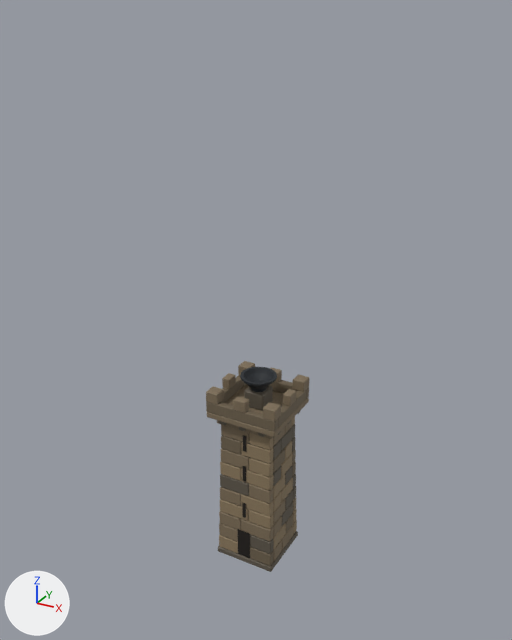
The glTF model assets/props/watchtower.glb as it was, and as the next commit left it.
One viewpoint serves both versions: a 50 mm camera at (22.6, -41.5, 41.2) aimed at (-0.3, 0.1, 20.4). The lights are fixed; the arrows at lower left show +X, +Y and +Z. The first picture is the older version. Vertices at exactly the same position are counted once.

Before the edit, the objects in view are built like this:
```python
me_watchtower_mesh = bpy.data.meshes.new('watchtower_mesh')
me_watchtower_mesh.from_pydata(...)  # 2824 vertices, 5192 faces; spans x -2.9..2.9, y -2.9..2.9, z 0.0..16.0
me_watchtower_mesh.materials.append(mat_watchtower_atlas)  # picture img_watchtower_basecolor
ob_watchtower = bpy.data.objects.new('watchtower', me_watchtower_mesh)
ob_watchtower.location = (0.0, 0.0, 0.0)
```
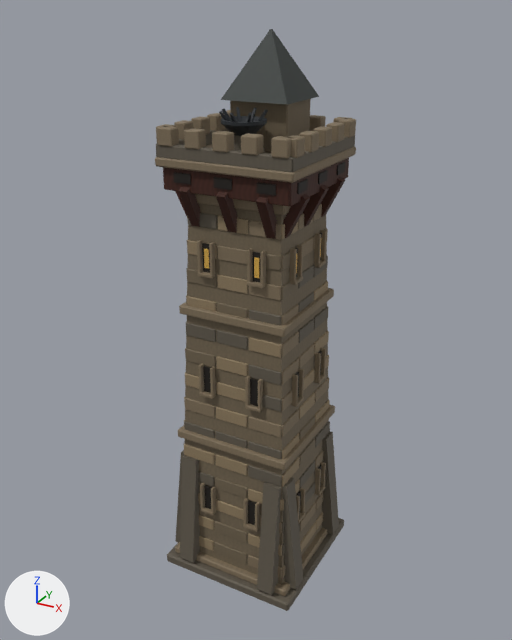
What changed in the scene script:
```text
Change me_watchtower_mesh:
    remove me_watchtower_mesh.from_pydata(...)  # 2824 vertices, 5192 faces; spans x -2.9..2.9, y -2.9..2.9, z 0.0..16.0
    add me_watchtower_mesh.from_pydata(...)  # 7328 vertices, 13260 faces; spans x -5.5..5.5, y -5.5..5.5, z 0.0..40.0
    me_watchtower_mesh part 1: the loose piece of 24 vertices spanning x -2.5..2.5, y -2.5..2.5, z 0.0..0.5 is scaled about the mesh origin by (2.21, 2.21, 1.58)
    me_watchtower_mesh part 2: the loose piece of 24 vertices spanning x -2.4..0.3, y -2.4..-1.8, z 1.7..2.9 is scaled about its middle by (1.08, 0.208, 0.833), then moved by (-2.0, -2.4, 0.2)
    me_watchtower_mesh part 3: the loose piece of 24 vertices spanning x 0.4..2.4, y -2.4..-1.8, z 1.7..2.9 is scaled about its middle by (1.45, 0.208, 0.833), then moved by (-1.4, -2.4, 0.2)
    me_watchtower_mesh part 4: the loose piece of 24 vertices spanning x -0.3..2.3, y -2.4..-1.8, z 2.9..4.0 is scaled about its middle by (1.09, 0.208, 0.833), then moved by (2.0, -2.4, -1.0)
    me_watchtower_mesh part 5: the loose piece of 24 vertices spanning x 1.8..2.4, y -1.8..0.3, z 1.7..2.9 is scaled about its middle by (-0.0389, 1.39, 0.832), then moved by (2.4, -2.3, 0.2)
    me_watchtower_mesh part 6: the loose piece of 24 vertices spanning x 1.8..2.4, y -0.3..1.7, z 2.9..4.0 is scaled about its middle by (-0.0389, 1.42, 0.832), then moved by (2.4, -0.7, -1.0)
    me_watchtower_mesh part 7: the loose piece of 24 vertices spanning x 1.8..2.4, y -0.3..1.8, z 0.5..1.7 is scaled about its middle by (-0.044, 1.37, 0.831), then moved by (2.4, 2.3, 1.4)
    me_watchtower_mesh part 8: the loose piece of 24 vertices spanning x -2.3..0.3, y -2.3..-1.7, z 4.1..5.2 is scaled about its middle by (1.08, 0.208, 0.833), then moved by (-2.0, -2.4, -0.2)
    me_watchtower_mesh part 9: the loose piece of 24 vertices spanning x 0.4..2.3, y -2.3..-1.7, z 4.1..5.2 is scaled about its middle by (1.47, 0.208, 0.833), then moved by (-1.3, -2.4, -0.2)
    me_watchtower_mesh part 10: the loose piece of 24 vertices spanning x -0.3..2.3, y -2.3..-1.7, z 5.3..6.4 is scaled about its middle by (1.1, 0.208, 0.833), then moved by (2.0, -2.4, -1.4)
    me_watchtower_mesh part 11: the loose piece of 24 vertices spanning x 1.7..2.3, y -1.7..0.3, z 4.1..5.2 is scaled about its middle by (-0.044, 1.41, 0.831), then moved by (2.4, -2.3, -0.2)
    me_watchtower_mesh part 12: the loose piece of 24 vertices spanning x 1.7..2.3, y -0.3..1.7, z 5.3..6.4 is scaled about its middle by (-0.044, 1.44, 0.831), then moved by (2.4, -0.7, -1.4)
    me_watchtower_mesh part 13: the loose piece of 24 vertices spanning x 1.7..2.3, y 0.4..1.7, z 4.1..5.2 is scaled about its middle by (-0.0389, 2.17, 0.832), then moved by (2.4, 1.9, -0.2)
    me_watchtower_mesh part 14: the loose piece of 24 vertices spanning x -2.3..-0.4, y -2.3..-1.7, z 5.3..6.4 is scaled about its middle by (1.47, 0.208, 0.833), then moved by (-1.6, -2.3, 0.6)
    me_watchtower_mesh part 15: the loose piece of 24 vertices spanning x -2.2..0.3, y -2.3..-1.7, z 6.5..7.6 is scaled about its middle by (1.09, 0.208, 0.833), then moved by (1.0, -2.4, -0.5)
    me_watchtower_mesh part 16: the loose piece of 24 vertices spanning x 0.4..2.2, y -2.3..-1.7, z 6.5..7.6 is scaled about its middle by (1.5, 0.208, 0.833), then moved by (1.6, -2.4, -0.5)
    me_watchtower_mesh part 17: the loose piece of 24 vertices spanning x 1.7..2.3, y -1.7..-0.4, z 5.3..6.4 is scaled about its middle by (0.0325, 2.18, 0.831), then moved by (2.3, -1.9, 0.6)
    me_watchtower_mesh part 18: the loose piece of 24 vertices spanning x 1.6..2.2, y -0.3..1.6, z 7.7..8.8 is scaled about its middle by (0.0325, 1.46, 0.831), then moved by (2.4, -0.6, -1.7)
    me_watchtower_mesh part 19: 84 loose pieces with 2104 vertices, spanning x -2.9..2.9, y -2.9..2.9, z 0.5..16.0, are deleted
    me_watchtower_mesh part 20: 6608 vertices added at x -5.5..5.5, y -5.5..5.5, z 0.8..40.0
    other edits to the shape of me_watchtower_mesh do not show in these pictures
```

Pixel boxes (x1, y1, x2, y2) of what changed, in the pictures (512 x 640 px; the box of a moved part takes in the faces that stretch with it):
'watchtower', reshaped (94% wider, 175% taller)
    before: (206, 361, 309, 572)
    after: (155, 29, 356, 611)
part 1 of me_watchtower_mesh, moved or reshaped
    before: (218, 531, 298, 572)
    after: (167, 518, 344, 611)
part 2 of me_watchtower_mesh, moved or reshaped
    before: (219, 523, 238, 541)
    after: (199, 536, 214, 551)
part 3 of me_watchtower_mesh, moved or reshaped
    before: (250, 534, 274, 554)
    after: (215, 542, 247, 564)
part 4 of me_watchtower_mesh, moved or reshaped
    before: (241, 519, 274, 541)
    after: (248, 555, 282, 578)
part 5 of me_watchtower_mesh, moved or reshaped
    before: (273, 524, 286, 549)
    after: (282, 565, 285, 577)
part 6 of me_watchtower_mesh, moved or reshaped
    before: (281, 501, 293, 526)
    after: (300, 523, 316, 552)
part 7 of me_watchtower_mesh, moved or reshaped
    before: (281, 525, 294, 550)
    after: (316, 512, 323, 530)
part 8 of me_watchtower_mesh, moved or reshaped
    before: (220, 499, 249, 521)
    after: (199, 515, 214, 530)
part 9 of me_watchtower_mesh, moved or reshaped
    before: (249, 509, 274, 529)
    after: (215, 521, 247, 543)
part 10 of me_watchtower_mesh, moved or reshaped
    before: (241, 494, 273, 516)
    after: (248, 533, 282, 556)
part 11 of me_watchtower_mesh, moved or reshaped
    before: (273, 499, 286, 525)
    after: (282, 524, 300, 555)
part 12 of me_watchtower_mesh, moved or reshaped
    before: (281, 478, 293, 502)
    after: (299, 502, 316, 532)
part 13 of me_watchtower_mesh, moved or reshaped
    before: (285, 490, 293, 510)
    after: (315, 492, 323, 510)
part 14 of me_watchtower_mesh, moved or reshaped (mostly hidden afterwards)
    before: (220, 487, 242, 506)
    after: (198, 493, 201, 504)
part 15 of me_watchtower_mesh, moved or reshaped
    before: (220, 474, 249, 496)
    after: (216, 499, 244, 520)
part 16 of me_watchtower_mesh, moved or reshaped
    before: (249, 484, 273, 504)
    after: (259, 515, 282, 534)
part 17 of me_watchtower_mesh, moved or reshaped
    before: (273, 491, 282, 512)
    after: (282, 522, 284, 533)
part 18 of me_watchtower_mesh, moved or reshaped
    before: (281, 453, 292, 477)
    after: (305, 482, 315, 504)
part 19 of me_watchtower_mesh, deleted (brown)
    before: (206, 361, 309, 566)
part 20 of me_watchtower_mesh, added (brown)
    after: (155, 29, 356, 596)
